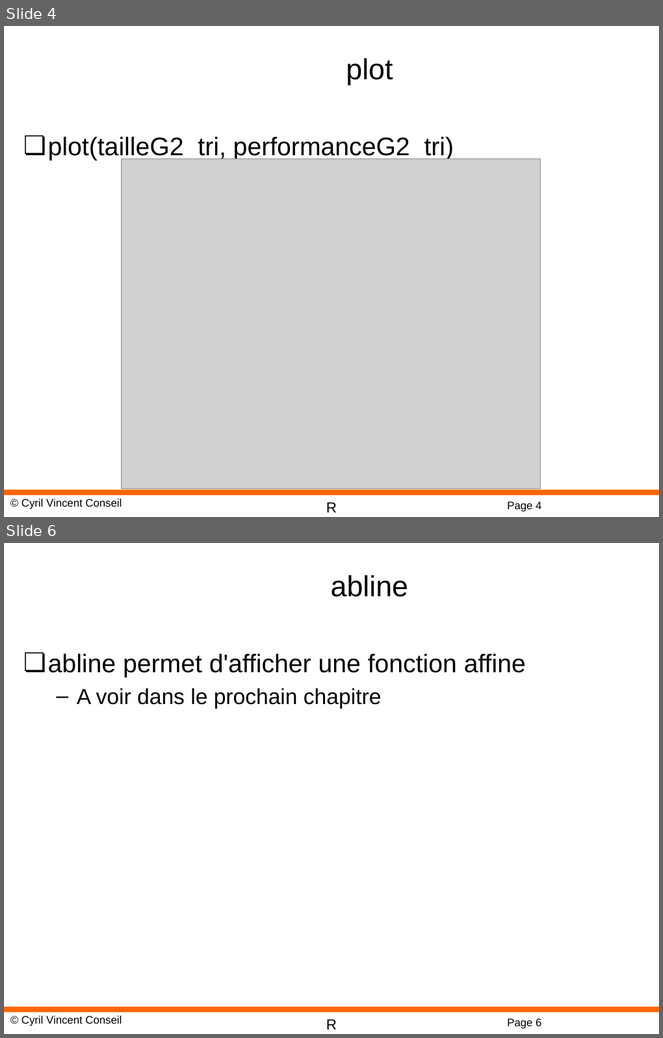
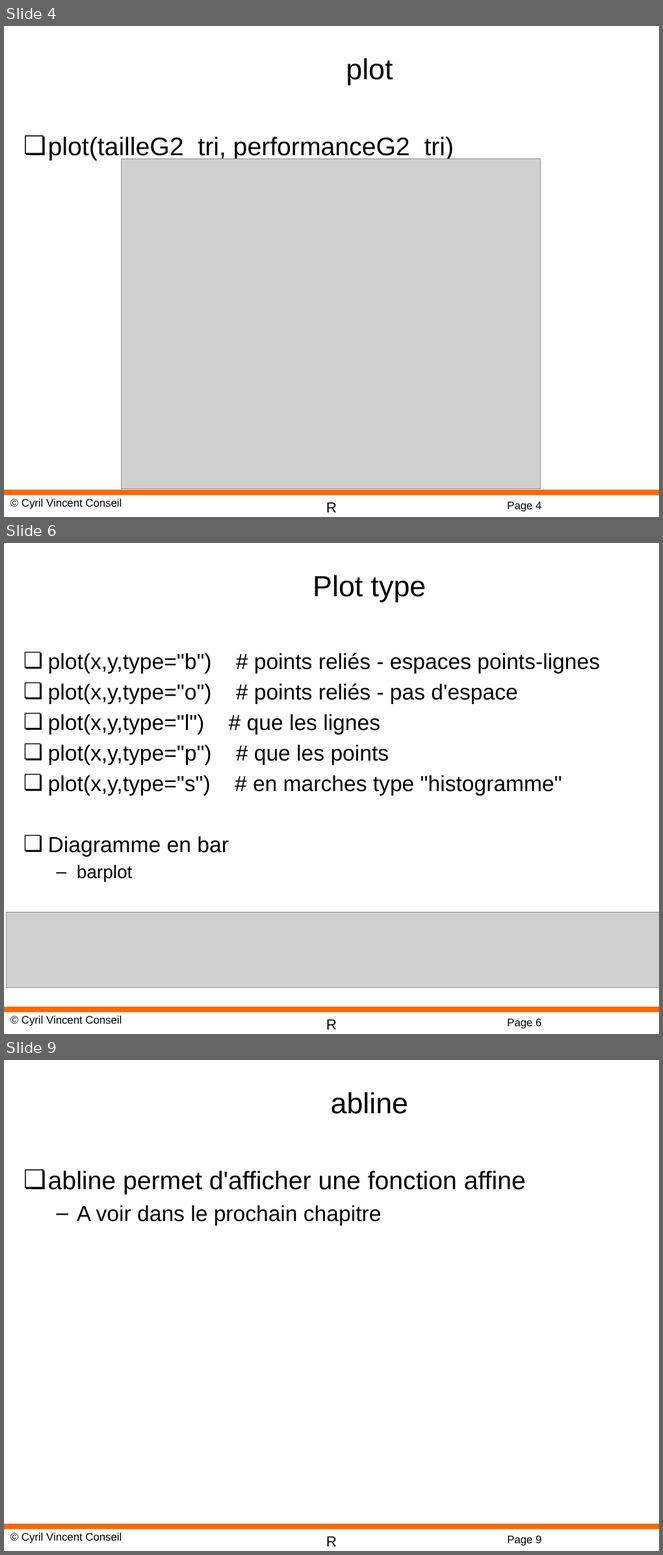
Before and after one commit to cyrilvincent/R, a slide deck: ppt/R-07-Graphic.pptx. Shown one above the other, each under a label of ours: slides 4 and 6 before the commit, slides 4, 6 and 9 after it; the slides between them are not shown. The pictures are 663x1038 and 663x1555 pixels, drawn with LibreOffice and Linux fonts; fonts in the diff are those of the drawing; grey boxes stand for pictures; background and template pictures are left out. Boxes give left, top, right and bottom in pixels: in the first picture for what was removed or moved away, otherwise in the second. Text is boxed around its words. In the diff, an @@ line names an element or a change of style, - is before the commit and + after.

```diff
--- a/ppt/R-07-Graphic.pptx
+++ b/ppt/R-07-Graphic.pptx
@@ slide 6 added at box(4, 543, 659, 1034), background #FFFFFF; not listed: 4 template elements that a slide beside it also shows @@
@@ title added at box(313, 575, 426, 602), 32 pt, text #000000 @@
+Plot type
@@ text added at box(48, 653, 600, 882), 24 pt, text #000000 @@
+❏ plot(x,y,type="b") # points reliés - espaces points-lignes
+❏ plot(x,y,type="o") # points reliés - pas d'espace
+❏ plot(x,y,type="l") # que les lignes
+❏ plot(x,y,type="p") # que les points
+❏ plot(x,y,type="s") # en marches type "histogramme"
+❏ Diagramme en bar
+  – barplot
@@ picture added at box(6, 913, 659, 988) @@
@@ what was slide 6 is now slide 9 @@
@@ page number at box(507, 1536, 542, 1546): text changed @@
-Page 6
+Page 9
```
Also in this commit, not shown: 1 slide changed, 4 other slides added, 4 slides removed, 3 other files.
